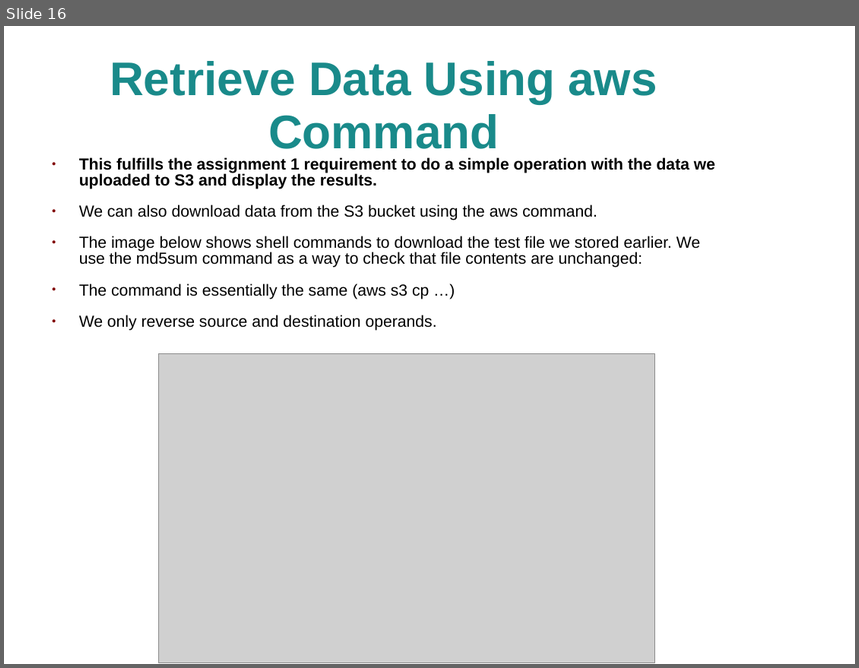
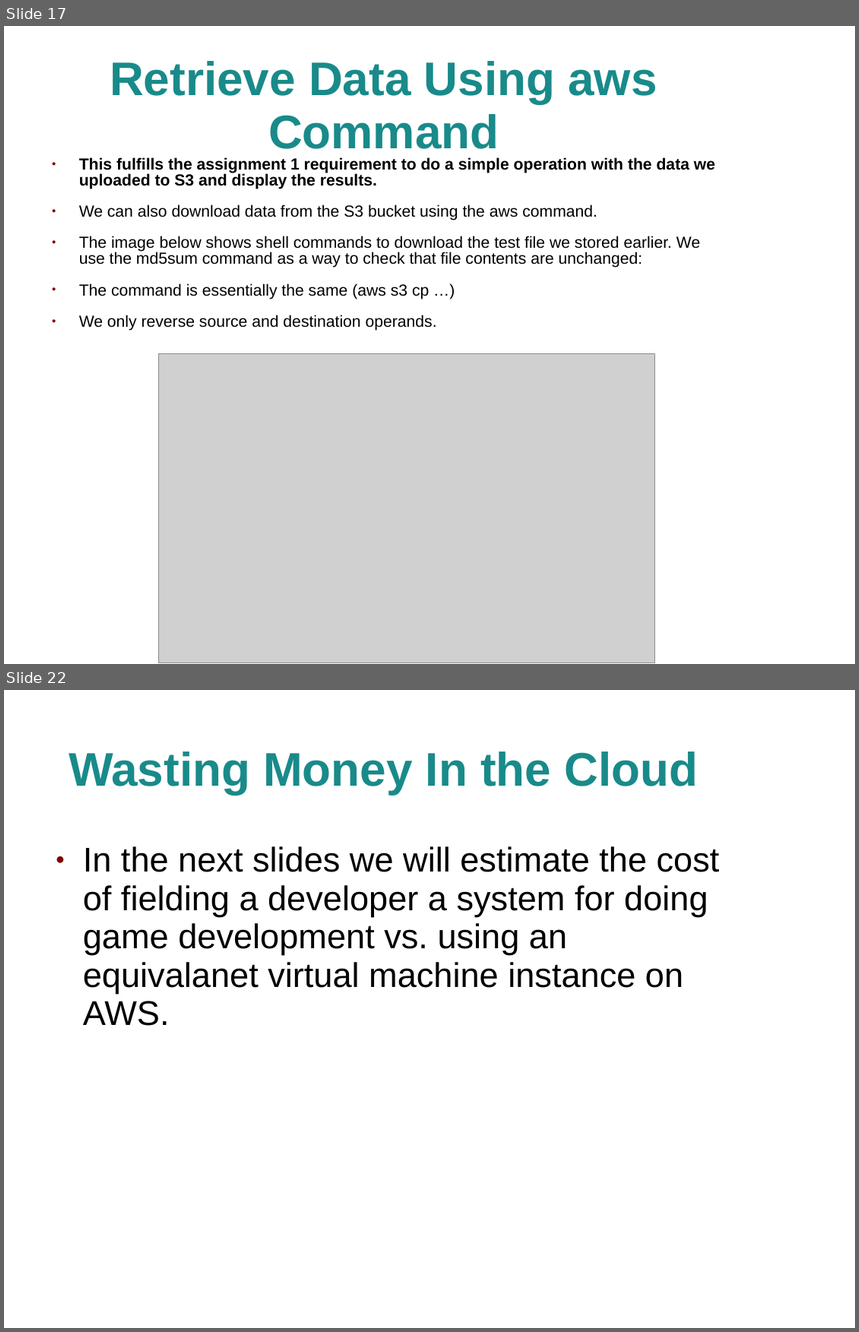
Before and after one commit to jhancock1975/cloud, a slide deck: assignment-1/assignment-1.ppt. Shown one above the other, each under a label of ours: slide 16 before the commit, slides 17 and 22 after it; the slides between them are not shown. The pictures are 859x668 and 859x1332 pixels, drawn with LibreOffice and Linux fonts; fonts in the diff are those of the drawing; grey boxes stand for pictures; background and template pictures are left out. Boxes give left, top, right and bottom in pixels: in the first picture for what was removed or moved away, otherwise in the second. Text is boxed around its words. In the diff, an @@ line names an element or a change of style, - is before the commit and + after.

```diff
--- a/assignment-1/assignment-1.ppt
+++ b/assignment-1/assignment-1.ppt
@@ slide 22 added at [4, 690, 855, 1328], background picture (left out) @@
@@ title added at [69, 752, 698, 794], 44 pt, text #198A8A, bold @@
+Wasting Money In the Cloud
@@ text added at [83, 847, 720, 1026], 32 pt, text #000000 @@
+● In the next slides we will estimate the cost of fielding a developer a system for doing game development vs. using an equivalanet virtual machine instance on AWS.
@@ what was slide 16 is now slide 17 @@
```
Also in this commit, not shown: 2 slides changed, 15 other slides added, 1 slide removed, 4 other files.
